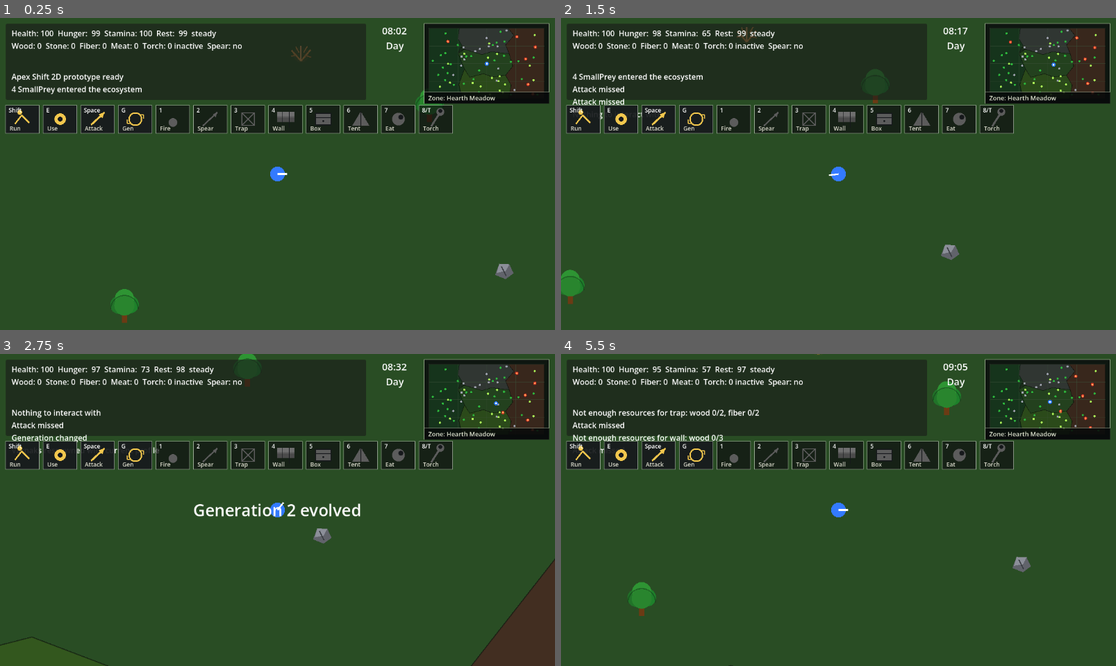
Above: before the commit, frames 1-4 (two rows, left to right).
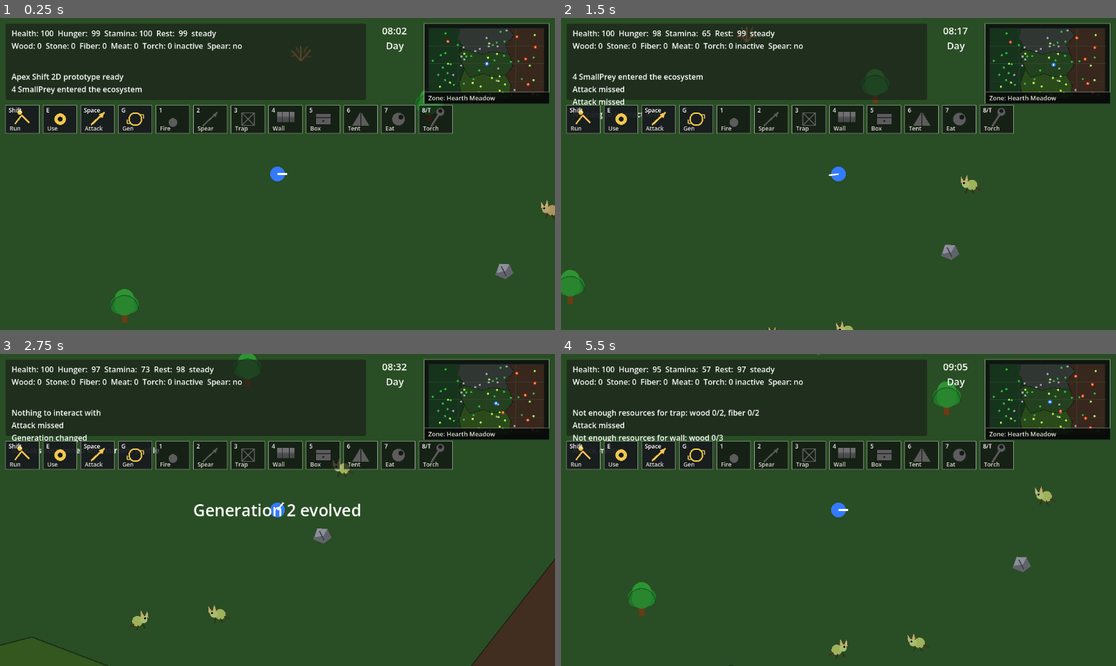
Above: after the commit, the same moments.

Repository: krisstoof/apex-shift-2d
Game: Godot game, scene res://scenes/main.tscn
The game is run twice, just before and just after one commit, with the same random seed, the same clock (stepped at 60 frames per second) and the same inputs.
Inputs (mouse positions are in pixels of both pictures, inside the frame that each line leads up to):
- Up to frame 1 (0.25 s): no input
- Up to frame 2 (1.5 s): tap Enter at 0.5 s; move the mouse to (960, 158) at 0.52 s; hold D (move_right) 0.53-1.28 s; hold Shift 0.53-1.28 s; click (960, 158) at 0.67 s; tap Space at 0.77 s; move the mouse to (727, 189) at 1.27 s; hold S (move_down) from 1.28 s (still down); tap E at 1.35 s
- Up to frame 3 (2.75 s): tap Space at 1.52 s; move the mouse to (333, 441) at 2.02 s; release S (move_down) at 2.03 s; hold D (move_right) from 2.03 s (still down); tap G at 2.1 s
- Up to frame 4 (5.5 s): move the mouse to (810, 572) at 2.77 s; release D (move_right) at 2.78 s; hold W (move_up) 2.78-3.53 s; tap 1 at 2.85 s; click (810, 572) at 2.92 s; tap Space at 3.02, 3.77, 4.52 s; move the mouse to (1005, 556) at 3.52 s; hold A (move_left) 3.53-5.03 s; tap 2 at 3.6 s; move the mouse to (672, 463) at 4.27 s; tap 3 at 4.35 s; move the mouse to (866, 510) at 5.02 s; hold S (move_down) from 5.03 s (still down); tap 4 at 5.1 s; click (866, 510) at 5.17 s

The runs differ from the first frame. In frame 1, less than 0.1% of the frame differs, in the area x 97-100%, y 58-65%; in frame 2, 0.1%; in frame 3, 0.3%; in frame 4, 0.3%, in the area x 48-90%, y 42-98%.

Commit message:
bugfix/#52 fix respawn amount and make debug window more

Diff:
--- a/scenes/ui/hud.tscn
+++ b/scenes/ui/hud.tscn
@@ -108,10 +108,12 @@
 anchors_preset = 1
 anchor_left = 1.0
 anchor_right = 1.0
-offset_left = -420.0
+anchor_bottom = 1.0
+offset_left = -620.0
 offset_top = 18.0
 offset_right = -12.0
-offset_bottom = 744.0
+offset_bottom = -18.0
+grow_vertical = 2
 mouse_filter = 2
 script = ExtResource("6")
 
@@ -125,125 +127,125 @@
 [node name="TitleLabel" type="Label" parent="DebugPanel/Panel"]
 offset_left = 12.0
 offset_top = 10.0
-offset_right = 396.0
-offset_bottom = 36.0
-theme_override_font_sizes/font_size = 18
+offset_right = 596.0
+offset_bottom = 40.0
+theme_override_font_sizes/font_size = 20
 text = "Debug"
 
 [node name="StateScroll" type="ScrollContainer" parent="DebugPanel/Panel"]
 offset_left = 12.0
-offset_top = 42.0
-offset_right = 396.0
-offset_bottom = 286.0
+offset_top = 48.0
+offset_right = 596.0
+offset_bottom = 430.0
 horizontal_scroll_mode = 0
 
 [node name="StateLabel" type="Label" parent="DebugPanel/Panel/StateScroll"]
-offset_right = 370.0
-offset_bottom = 330.0
-theme_override_font_sizes/font_size = 13
+offset_right = 560.0
+offset_bottom = 390.0
+theme_override_font_sizes/font_size = 15
 text = "Waiting for game state..."
 
 [node name="AddWoodButton" type="Button" parent="DebugPanel/Panel"]
 offset_left = 12.0
-offset_top = 302.0
-offset_right = 196.0
-offset_bottom = 332.0
+offset_top = 448.0
+offset_right = 198.0
+offset_bottom = 480.0
 text = "Add wood"
 
 [node name="AddStoneButton" type="Button" parent="DebugPanel/Panel"]
-offset_left = 208.0
-offset_top = 302.0
-offset_right = 396.0
-offset_bottom = 332.0
+offset_left = 210.0
+offset_top = 448.0
+offset_right = 396.0
+offset_bottom = 480.0
 text = "Add stone"
 
 [node name="AddFiberButton" type="Button" parent="DebugPanel/Panel"]
-offset_left = 12.0
-offset_top = 340.0
-offset_right = 196.0
-offset_bottom = 370.0
+offset_left = 408.0
+offset_top = 448.0
+offset_right = 596.0
+offset_bottom = 480.0
 text = "Add plant fiber"
 
 [node name="AddMeatButton" type="Button" parent="DebugPanel/Panel"]
-offset_left = 208.0
-offset_top = 340.0
-offset_right = 396.0
-offset_bottom = 370.0
+offset_left = 12.0
+offset_top = 488.0
+offset_right = 198.0
+offset_bottom = 520.0
 text = "Add meat"
 
 [node name="AddTorchButton" type="Button" parent="DebugPanel/Panel"]
-offset_left = 12.0
-offset_top = 378.0
-offset_right = 196.0
-offset_bottom = 408.0
+offset_left = 210.0
+offset_top = 488.0
+offset_right = 396.0
+offset_bottom = 520.0
 text = "Add torch"
 
 [node name="AddSpearButton" type="Button" parent="DebugPanel/Panel"]
-offset_left = 208.0
-offset_top = 378.0
-offset_right = 396.0
-offset_bottom = 408.0
+offset_left = 408.0
+offset_top = 488.0
+offset_right = 596.0
+offset_bottom = 520.0
 text = "Add spear"
 
 [node name="NextPhaseButton" type="Button" parent="DebugPanel/Panel"]
 offset_left = 12.0
-offset_top = 424.0
-offset_right = 196.0
-offset_bottom = 454.0
+offset_top = 536.0
+offset_right = 198.0
+offset_bottom = 568.0
 text = "Next phase"
 
 [node name="NextDayButton" type="Button" parent="DebugPanel/Panel"]
-offset_left = 208.0
-offset_top = 424.0
-offset_right = 396.0
-offset_bottom = 454.0
+offset_left = 210.0
+offset_top = 536.0
+offset_right = 396.0
+offset_bottom = 568.0
 text = "Next day"
 
 [node name="IncreaseAdaptationButton" type="Button" parent="DebugPanel/Panel"]
-offset_left = 12.0
-offset_top = 462.0
-offset_right = 396.0
-offset_bottom = 492.0
+offset_left = 408.0
+offset_top = 536.0
+offset_right = 596.0
+offset_bottom = 568.0
 text = "Increase adaptation"
 
 [node name="SpawnAggressiveButton" type="Button" parent="DebugPanel/Panel"]
 offset_left = 12.0
-offset_top = 500.0
-offset_right = 396.0
-offset_bottom = 530.0
+offset_top = 584.0
+offset_right = 198.0
+offset_bottom = 616.0
 text = "Spawn aggressive animal"
 
 [node name="SpawnNeutralButton" type="Button" parent="DebugPanel/Panel"]
-offset_left = 12.0
-offset_top = 538.0
-offset_right = 396.0
-offset_bottom = 568.0
+offset_left = 210.0
+offset_top = 584.0
+offset_right = 396.0
+offset_bottom = 616.0
 text = "Spawn neutral animal"
 
 [node name="DamagePlayerButton" type="Button" parent="DebugPanel/Panel"]
-offset_left = 12.0
+offset_left = 408.0
 offset_top = 584.0
-offset_right = 196.0
-offset_bottom = 614.0
+offset_right = 596.0
+offset_bottom = 616.0
 text = "Damage player"
 
 [node name="HealPlayerButton" type="Button" parent="DebugPanel/Panel"]
-offset_left = 208.0
-offset_top = 584.0
-offset_right = 396.0
-offset_bottom = 614.0
+offset_left = 12.0
+offset_top = 624.0
+offset_right = 198.0
+offset_bottom = 656.0
 text = "Heal player"
 
 [node name="ReduceHungerEnergyButton" type="Button" parent="DebugPanel/Panel"]
-offset_left = 12.0
-offset_top = 622.0
-offset_right = 196.0
-offset_bottom = 652.0
+offset_left = 210.0
+offset_top = 624.0
+offset_right = 396.0
+offset_bottom = 656.0
 text = "Reduce h/energy"
 
 [node name="RestoreHungerEnergyButton" type="Button" parent="DebugPanel/Panel"]
-offset_left = 208.0
-offset_top = 622.0
-offset_right = 396.0
-offset_bottom = 652.0
+offset_left = 408.0
+offset_top = 624.0
+offset_right = 596.0
+offset_bottom = 656.0
 text = "Restore h/energy"
--- a/scripts/ui/debug_panel.gd
+++ b/scripts/ui/debug_panel.gd
@@ -70,7 +70,7 @@
 func _set_state_text(text: String) -> void:
 	state_label.text = text
 	var line_count := text.split("\n").size()
-	state_label.custom_minimum_size = Vector2(370.0, max(330.0, float(line_count) * 18.0))
+	state_label.custom_minimum_size = Vector2(560.0, max(390.0, float(line_count) * 20.0))
 
 
 func _build_state_text() -> String:
--- a/scripts/world/world.gd
+++ b/scripts/world/world.gd
@@ -4,6 +4,11 @@
 const VARNAK_SCENE := preload("res://scenes/creatures/varnak.tscn")
 const SMALL_PREY_SCENE := preload("res://scenes/creatures/small_prey.tscn")
 const WORLD_CONFIG := preload("res://scripts/world/world_config.gd")
+
+const INITIAL_SMALL_PREY_VISIBLE_COUNT := 4
+const SMALL_PREY_VISIBLE_SPAWN_RADIUS := 560.0
+const SMALL_PREY_PLAYER_SAFE_DISTANCE := 180.0
+const SMALL_PREY_MIN_DISTANCE := 150.0
 
 var evolution_director: Node
 var day_night_system: Node
@@ -186,30 +191,46 @@
 
 func _spawn_initial_small_prey() -> void:
 	var player_position := _get_player_position()
+	var player_biome := _get_biome_for_position(player_position)
+	if player_biome.is_empty():
+		return
 	var spawned := 0
-	for biome in WORLD_CONFIG.get_biome_zones():
-		if bool(biome.get("dangerous", false)):
-			continue
-		if _try_spawn_small_prey_in_biome(biome, player_position):
+	var used_positions: Array[Vector2] = []
+	for _i in INITIAL_SMALL_PREY_VISIBLE_COUNT:
+		if _try_spawn_small_prey_near_player(player_biome, player_position, used_positions):
 			spawned += 1
 	if spawned > 0:
 		get_node("/root/EventBus").post_message("%d SmallPrey entered the ecosystem" % spawned)
 
 
-func _try_spawn_small_prey_in_biome(biome: Dictionary, player_position: Vector2) -> bool:
-	var spawn_area := _get_biome_bounds(biome).grow(-WORLD_CONFIG.RESOURCE_SPAWN_MARGIN)
+func _try_spawn_small_prey_near_player(biome: Dictionary, player_position: Vector2, used_positions: Array[Vector2]) -> bool:
 	for _attempt in WORLD_CONFIG.RESOURCE_SPAWN_ATTEMPTS:
-		var candidate := Vector2(
-			small_prey_rng.randf_range(spawn_area.position.x, spawn_area.end.x),
-			small_prey_rng.randf_range(spawn_area.position.y, spawn_area.end.y)
-		)
-		if candidate.distance_to(player_position) < WORLD_CONFIG.RESOURCE_PLAYER_SAFE_DISTANCE:
+		var offset := Vector2.RIGHT.rotated(small_prey_rng.randf_range(0.0, TAU)) * small_prey_rng.randf_range(SMALL_PREY_PLAYER_SAFE_DISTANCE, SMALL_PREY_VISIBLE_SPAWN_RADIUS)
+		var candidate := player_position + offset
+		if candidate.distance_to(player_position) < SMALL_PREY_PLAYER_SAFE_DISTANCE:
 			continue
 		if not _is_point_in_biome(candidate, biome):
 			continue
+		if not _is_valid_small_prey_position(candidate, used_positions):
+			continue
+		used_positions.append(candidate)
 		_spawn_small_prey_at(candidate, str(biome.get("name", "biome")).to_snake_case())
 		return true
 	return false
+
+
+func _is_valid_small_prey_position(candidate: Vector2, used_positions: Array[Vector2]) -> bool:
+	for used_position in used_positions:
+		if candidate.distance_to(used_position) < SMALL_PREY_MIN_DISTANCE:
+			return false
+	return true
+
+
+func _get_biome_for_position(position: Vector2) -> Dictionary:
+	for biome in WORLD_CONFIG.get_biome_zones():
+		if Geometry2D.is_point_in_polygon(position, PackedVector2Array(biome["points"])):
+			return biome
+	return {}
 
 
 func _spawn_small_prey_at(pos: Vector2, biome_id: String) -> Node:
